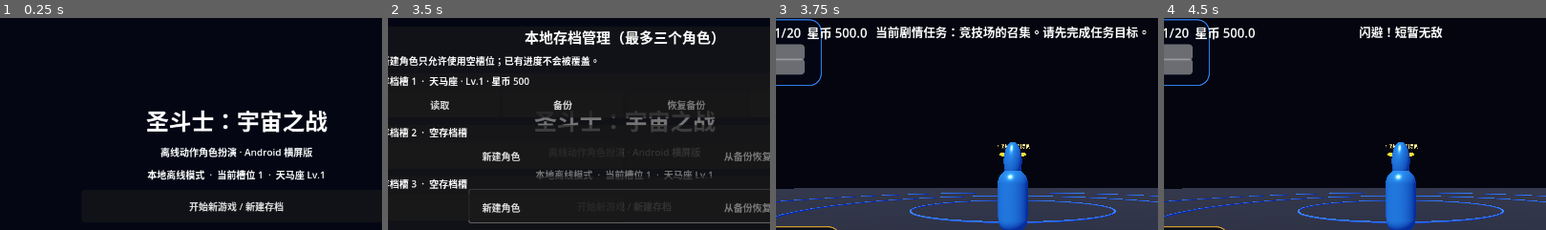
Above: before the commit, frames 1-4 (left to right).
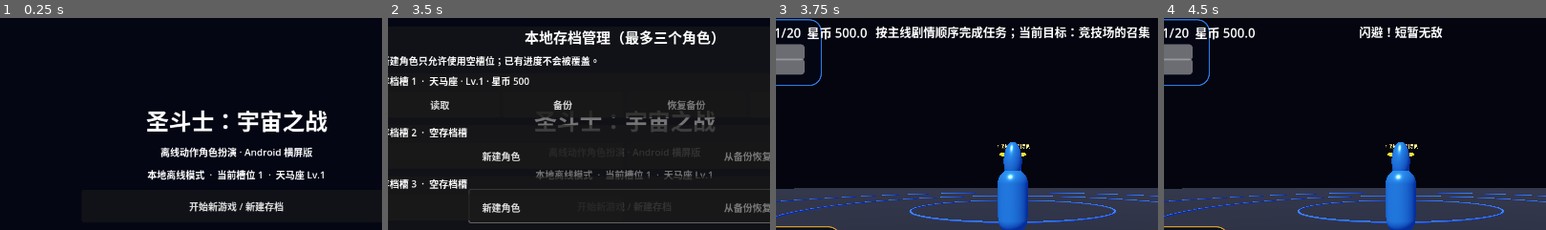
Above: after the commit, the same moments.

Repository: Qazwesrd/Saint-Seiya-Universe-War
Game: Godot game, scene res://scenes/main_menu.tscn
Two runs of this game, one before a commit and one after it. Both use one fixed random seed, a clock stepped at 60 frames per second and the inputs below.
Inputs:
- Up to frame 1 (0.25 s): no input
- Up to frame 2 (3.5 s): click "开始新游戏 / 新建存档" at 0.5 s; click "开始新游戏 / 新建存档" at 1.25 s; click "继续游戏 / 存档管理" at 2 s; click "游戏设置" at 2.75 s
- Up to frame 3 (3.75 s): click "读取" at 3.5 s
- Up to frame 4 (4.5 s): click "闪避" at 4.25 s
The pictures show only the part of the screen within x 19-69%, y 1-51%; the shares and areas given below are measured in that part.

Frames 1-2 are identical in both runs. In frame 3, 2.7% of the frame differs, in the area x 26-98%, y 3-10%; in frame 4, nothing differs.

Commit message:
Connect chapter mission encounters to campaign progression

Diff:
--- a/game/scripts/game.gd
+++ b/game/scripts/game.gd
@@ -186,7 +186,45 @@
                 _spawn_encounter_wave(EncounterDirector.get_current_wave())
                 show_notice("剧情推进：训练首领登场")
     elif not mission.is_empty():
-        show_notice("当前剧情任务：" + str(mission.get("name", "")) + "。请先完成任务目标。")
+        _start_data_driven_campaign_encounter(mission, mission_state)
+
+func _start_data_driven_campaign_encounter(mission: Dictionary, mission_state: Dictionary) -> void:
+    var encounter: Dictionary = mission.get("encounter", {})
+    var waves: Array = encounter.get("waves", [])
+    if waves.is_empty() or EncounterDirector.active:
+        return
+    if bool(mission_state.get("completed", false)):
+        return
+    var definitions: Array[Dictionary] = []
+    for wave in waves:
+        if wave is Dictionary:
+            definitions.append(wave.duplicate(true))
+    if definitions.is_empty():
+        return
+    var encounter_id := "story_" + str(mission.get("id", "unknown"))
+    if EncounterDirector.start(encounter_id, definitions):
+        _spawn_encounter_wave(EncounterDirector.get_current_wave())
+        show_notice("剧情遭遇开始：" + str(mission.get("name", "章节战斗")))
+
+func _record_campaign_encounter_progress(enemy: Node3D) -> void:
+    var mission: Dictionary = CampaignManager.get_active_mission()
+    if mission.is_empty():
+        return
+    var encounter: Dictionary = mission.get("encounter", {})
+    var expected_ids: Array[String] = []
+    for wave in encounter.get("waves", []):
+        for spawn in wave.get("spawns", []):
+            var archetype_id := str(spawn.get("archetype_id", ""))
+            if not archetype_id.is_empty() and not expected_ids.has(archetype_id):
+                expected_ids.append(archetype_id)
+    var defeated_archetype := str(enemy.get("archetype_id"))
+    if expected_ids.is_empty() or not expected_ids.has(defeated_archetype):
+        return
+    var state := CampaignManager.get_mission_progress(str(mission.get("id", "")))
+    for objective in state.get("objectives", []):
+        if not bool(objective.get("completed", false)):
+            CampaignManager.add_objective_progress(str(objective.get("id", "")), 1)
+            return
 
 func _spawn_encounter_wave(wave: Dictionary) -> void:
     var spawns: Array = wave.get("spawns", [])
@@ -343,6 +381,7 @@
             if bool(campaign_result.get("success", false)):
                 show_notice("剧情任务完成：" + str(campaign_mission.get("name", "")))
     if not is_daily_boss:
+        _record_campaign_encounter_progress(enemy)
         QuestManager.on_enemy_defeated(defeated_boss)
         EncounterDirector.report_enemy_defeated()
     CollectionSystem.record_enemy_defeat(bool(enemy.get("is_boss")) )
